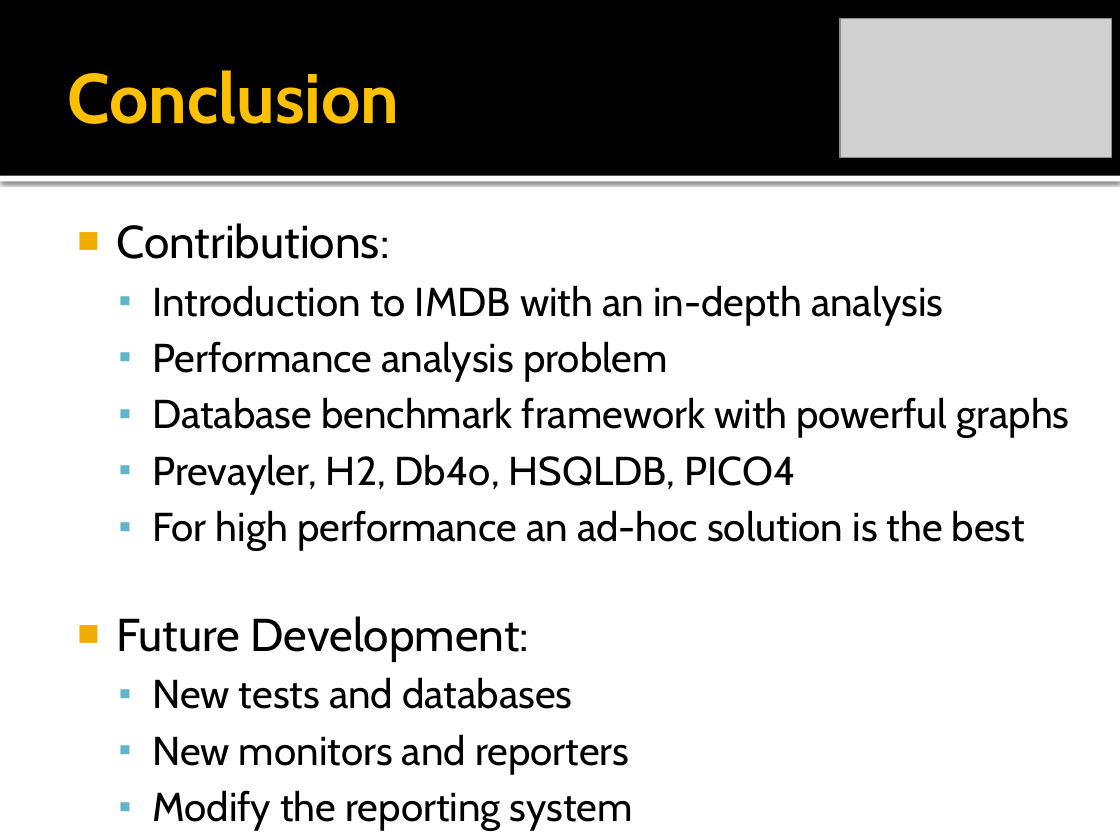
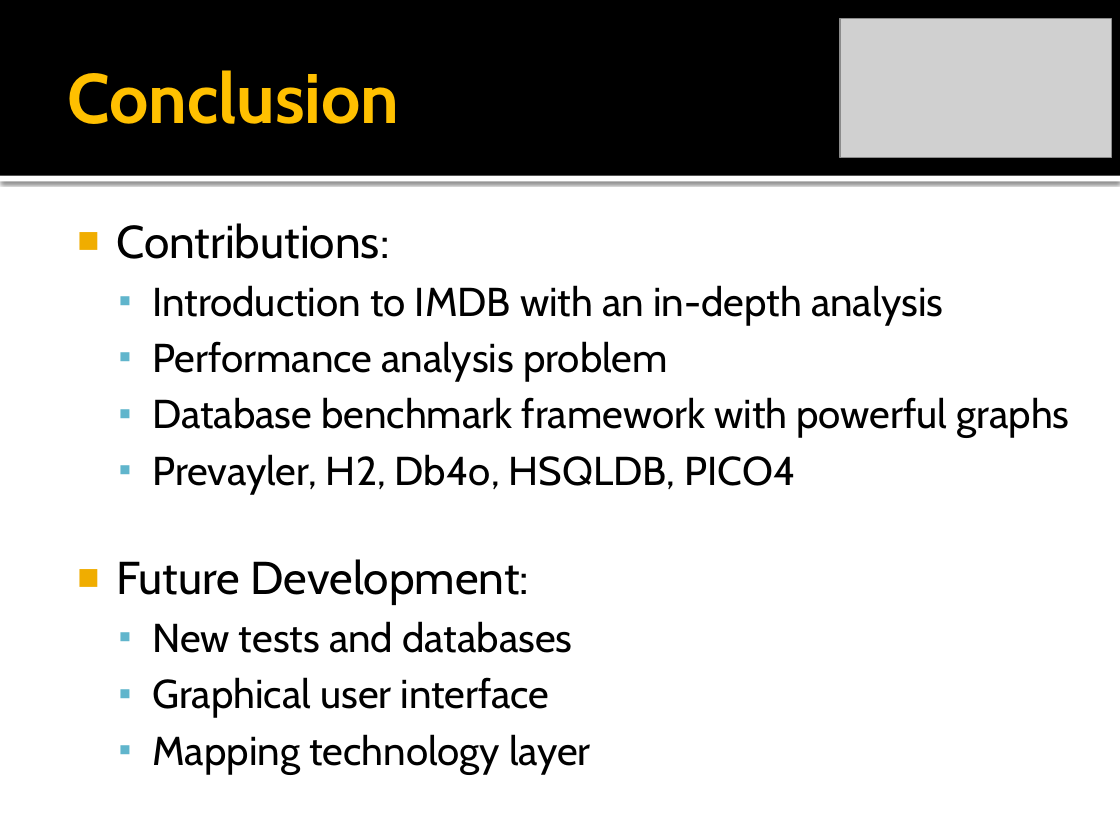
Before and after one commit to rickilama54/portable-db-bench, a slide deck: slide 15 of tesi/presentazione/Barbagallo-IMDB.pptx. Drawn at 1120x840 pixels with LibreOffice and Linux fonts; fonts in the diff are those of the drawing; grey boxes stand for pictures. Boxes give left, top, right and bottom in pixels: in the first picture for what was removed or moved away, otherwise in the second. Text is boxed around its words. In the diff, an @@ line names an element or a change of style, - is before the commit and + after.

```diff
--- a/tesi/presentazione/Barbagallo-IMDB.pptx
+++ b/tesi/presentazione/Barbagallo-IMDB.pptx
@@ text at bbox=[152, 510, 1025, 551]: paragraph removed @@
-  ▪ For high performance an ad-hoc solution is the best
@@ text at bbox=[152, 677, 550, 718]: text changed @@
-  ▪ New monitors and reporters
-  ▪ Modify the reporting system
+  ▪ Graphical user interface
```
Also in this commit, not shown: 8 other slides changed, 4 slides added, 1 slide removed.
